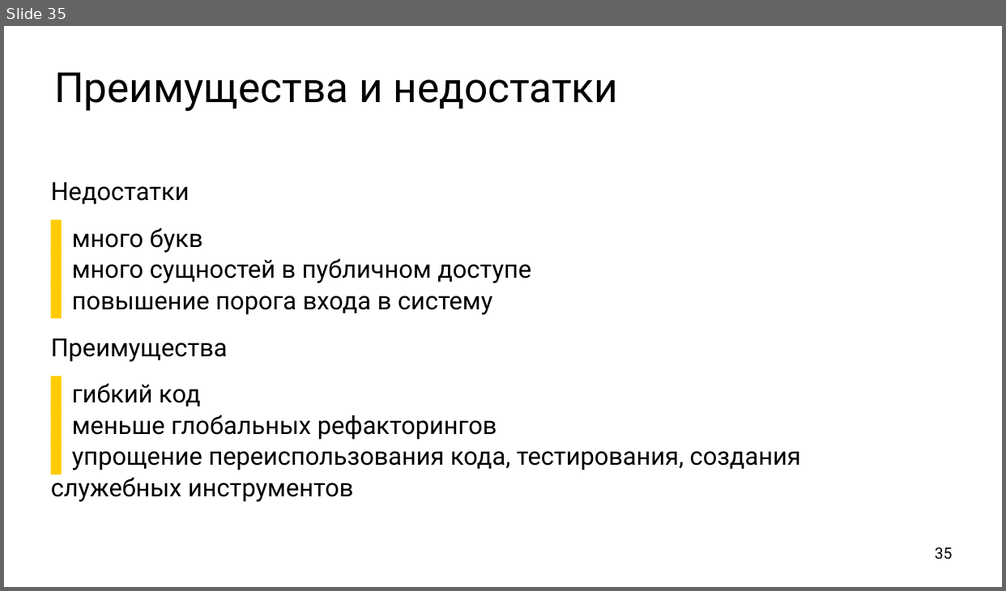
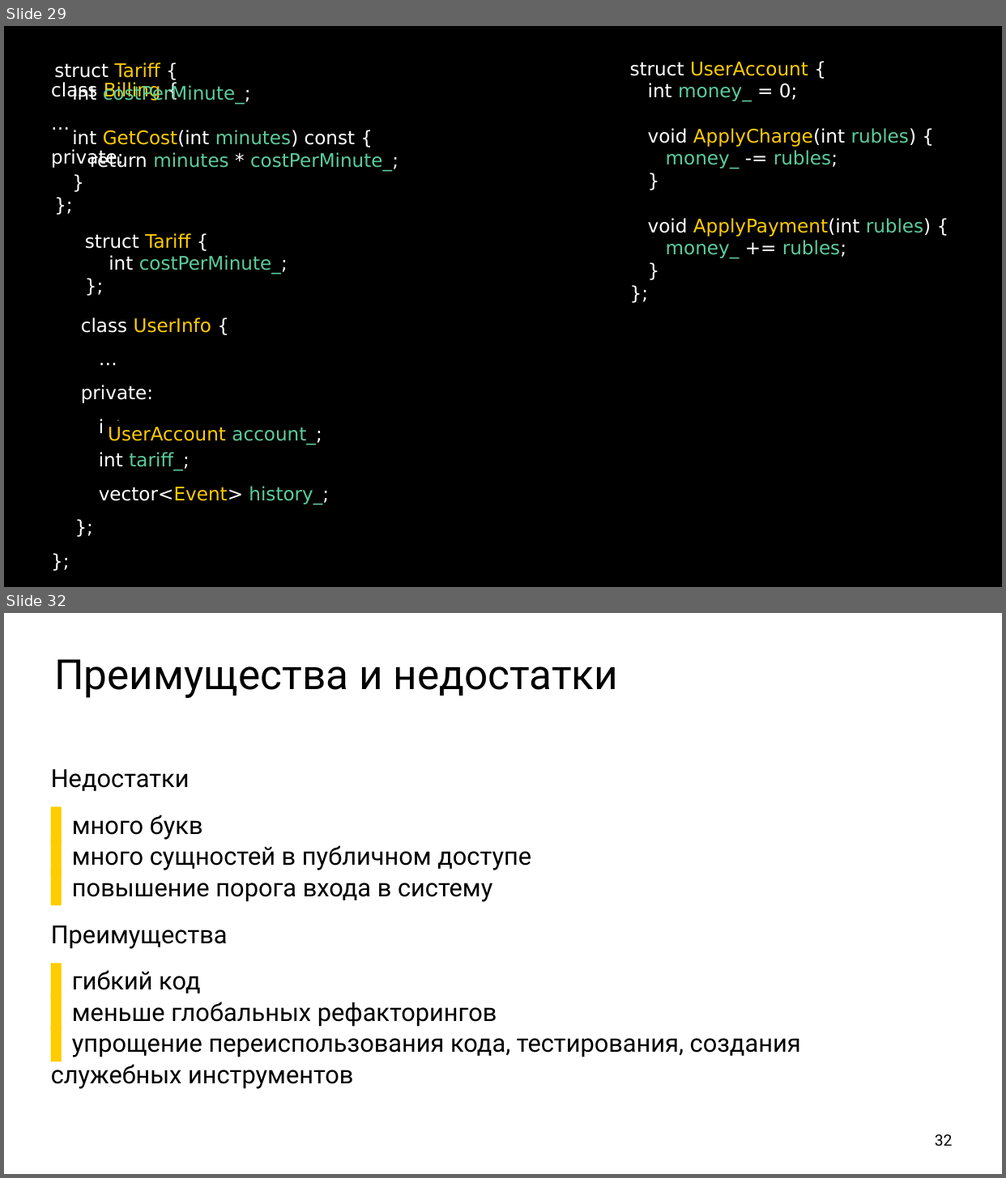
Before and after one commit to ishfb/cpprus17, a slide deck: slides.pptx. Shown one above the other, each under a label of ours: slide 35 before the commit, slides 29 and 32 after it; the slides between them are not shown. The pictures are 1006x591 and 1006x1178 pixels, drawn with LibreOffice and Linux fonts; fonts in the diff are those of the drawing. Boxes give left, top, right and bottom in pixels: in the first picture for what was removed or moved away, otherwise in the second. Text is boxed around its words. In the diff, an @@ line names an element or a change of style, - is before the commit and + after.

```diff
--- a/slides.pptx
+++ b/slides.pptx
@@ slide 29 added at <box>4,26,1002,587</box>, background #FFFFFF @@
@@ text added at <box>4,26,1002,587</box>, fill #000000, 36 pt, text #FFFFFF @@
+class Billing {
+…
+private:
+class UserInfo {
+…
+private:
+int money_;
+int tariff_;
+vector<Event> history_;
+};
+};
@@ text added at <box>54,62,398,172</box>, 36 pt, text #5BCD9D @@
+struct Tariff {
+int costPerMinute_;
+int GetCost(int minutes) const {
+return minutes * costPerMinute_;
+}
+};
@@ text added at <box>630,62,931,259</box>, 36 pt, text #FFFFFF @@
+struct UserAccount {
+int money_ = 0;
+void ApplyCharge(int rubles) {
+money_ -= rubles;
+}
+void ApplyPayment(int rubles) {
+money_ += rubles;
+}
+};
@@ text added at <box>85,233,288,275</box>, 36 pt, text #5BCD9D @@
+struct Tariff {
+int costPerMinute_;
+};
@@ text added at <box>108,427,226,442</box>, 36 pt, text #FFCC00 @@
+UserAccount account_;
@@ what was slide 35 is now slide 32 @@
@@ page number at <box>935,1135,953,1146</box>: text changed @@
-35
+32
```
Also in this commit, not shown: 2 slides changed, 2 other slides added, 6 slides removed, 2 other files.
